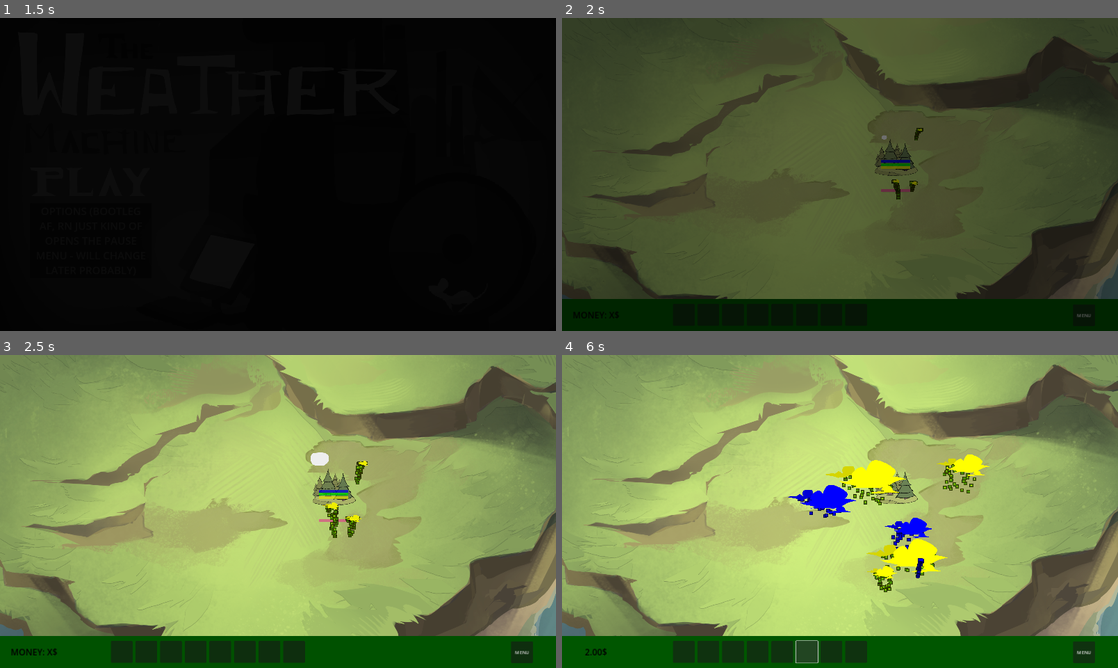
Above: before the commit, frames 1-4 (two rows, left to right).
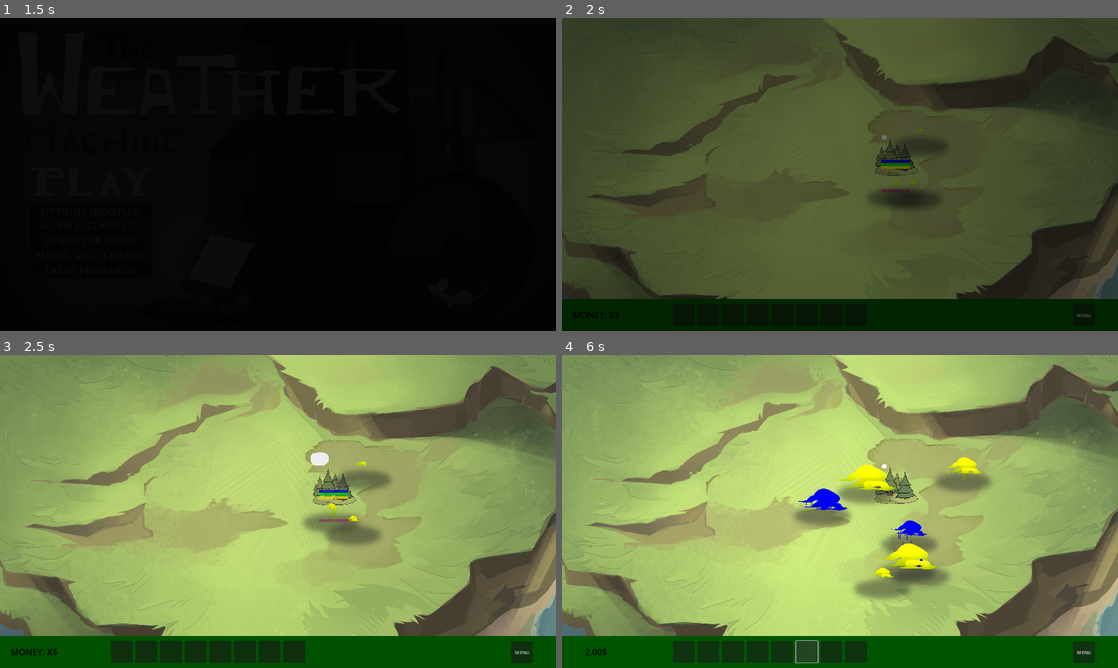
Above: after the commit, the same moments.

Repository: DawidKrolikiewicz/The-Weather-Machine_PirateGameJam16
Game: Godot game, scene res://Scenes/MainMenu/main_menu.tscn
Same seed, same stepped clock (60 frames per second), same inputs: the game is played once before the commit and once after it. The engine's default icon, where the game draws it, is replaced by a stand-in: a white triangle on a blue panel in a dark square.
Inputs (mouse positions are in pixels of both pictures, inside the frame that each line leads up to):
- Up to frame 1 (1.5 s): click (88, 180) at 0.5 s; click (88, 180) at 1.25 s
- Up to frame 2 (2 s): no input
- Up to frame 3 (2.5 s): click (122, 652) at 2 s
- Up to frame 4 (6 s): click (706, 652) at 2.75 s; click (734, 652) at 3.5 s; click (756, 652) at 4.25 s; click (784, 652) at 5 s; click (806, 652) at 5.75 s

Frame 1 is identical in both runs. In frame 2, 1.0% of the frame differs, in the area x 55-69%, y 35-61%; in frame 3, 1.6%; in frame 4, 4.7%, in the area x 40-78%, y 31-79%.

Commit message:
Rain Shadow Legends
+added rain texture, switch to gpu particles
+added shadow texture
+changed cloud to atlas texture with more clouds -> needs some randomizing

Diff:
--- /dev/null
+++ b/Assets/rain.svg
@@ -0,0 +1,7 @@
+<?xml version="1.0" encoding="UTF-8" standalone="no"?>
+<!DOCTYPE svg PUBLIC "-//W3C//DTD SVG 1.1//EN" "http://www.w3.org/Graphics/SVG/1.1/DTD/svg11.dtd">
+<svg width="100%" height="100%" viewBox="0 0 20 160" version="1.1" xmlns="http://www.w3.org/2000/svg" xmlns:xlink="http://www.w3.org/1999/xlink" xml:space="preserve" xmlns:serif="http://www.serif.com/" style="fill-rule:evenodd;clip-rule:evenodd;stroke-linejoin:round;stroke-miterlimit:2;">
+    <g transform="matrix(1,0,0,1,-860,-220)">
+        <path d="M880,230L880,370C880,375.519 875.519,380 870,380C864.481,380 860,375.519 860,370L860,230C860,224.481 864.481,220 870,220C875.519,220 880,224.481 880,230Z" style="fill:rgb(189,233,235);"/>
+    </g>
+</svg>
--- a/Scenes/WeatherZone/weather_zone.tscn
+++ b/Scenes/WeatherZone/weather_zone.tscn
@@ -1,9 +1,11 @@
-[gd_scene load_steps=7 format=3 uid="uid://kxe1njtsgrqi"]
+[gd_scene load_steps=12 format=3 uid="uid://kxe1njtsgrqi"]
 
 [ext_resource type="Script" path="res://Scenes/WeatherZone/weather_zone.gd" id="1_kd8wb"]
 [ext_resource type="Resource" uid="uid://04ubxxg63r5x" path="res://Resources/Rain.tres" id="2_oyg8u"]
-[ext_resource type="Texture2D" uid="uid://gqgbf58dt2ss" path="res://Assets/cloud.png" id="3_1fstp"]
 [ext_resource type="Texture2D" uid="uid://boifsnk1pq061" path="res://Assets/icon.svg" id="3_koxby"]
+[ext_resource type="Texture2D" uid="uid://c6gjo34kypplo" path="res://Assets/Cloud_spread.png" id="4_xfon5"]
+[ext_resource type="Texture2D" uid="uid://cjbu4y6efofaw" path="res://Assets/rain.svg" id="5_gvwfw"]
+[ext_resource type="Texture2D" uid="uid://cffsnan30urk6" path="res://Assets/cloud_shadow.png" id="5_tj7wh"]
 
 [sub_resource type="CapsuleShape2D" id="CapsuleShape2D_1m234"]
 radius = 40.0
@@ -12,6 +14,23 @@
 [sub_resource type="CapsuleShape2D" id="CapsuleShape2D_ihd2s"]
 radius = 40.0
 height = 200.0
+
+[sub_resource type="Curve" id="Curve_b6mnh"]
+_data = [Vector2(0, 1), 0.0, 0.0, 0, 0, Vector2(1, 0), -3.64372, 0.0, 0, 0]
+point_count = 2
+
+[sub_resource type="CurveTexture" id="CurveTexture_xqxwu"]
+curve = SubResource("Curve_b6mnh")
+
+[sub_resource type="ParticleProcessMaterial" id="ParticleProcessMaterial_j3p1v"]
+particle_flag_disable_z = true
+emission_shape_scale = Vector3(262.605, 43.36, 1)
+emission_shape = 3
+emission_box_extents = Vector3(1, 1, 1)
+gravity = Vector3(0, 98, 0)
+scale_min = 0.09
+scale_max = 0.09
+alpha_curve = SubResource("CurveTexture_xqxwu")
 
 [node name="WeatherZone" type="Node2D"]
 y_sort_enabled = true
@@ -48,6 +67,7 @@
 scale = Vector2(0.25, 0.25)
 
 [node name="CPUParticles2D" type="CPUParticles2D" parent="Visual"]
+visible = false
 amount = 40
 lifetime = 0.65
 texture = ExtResource("3_koxby")
@@ -58,12 +78,28 @@
 scale_amount_max = 0.1
 
 [node name="WeatherSprite" type="Sprite2D" parent="Visual"]
+z_index = 1
 y_sort_enabled = true
-texture = ExtResource("3_1fstp")
+scale = Vector2(1.65, 1.65)
+texture = ExtResource("4_xfon5")
+hframes = 5
+vframes = 3
+region_rect = Rect2(0, 0, 512, 512)
+
+[node name="GPUParticles2D" type="GPUParticles2D" parent="Visual"]
+position = Vector2(0, 88)
+amount = 19
+process_material = SubResource("ParticleProcessMaterial_j3p1v")
+texture = ExtResource("5_gvwfw")
 
 [node name="LifetimeTimer" type="Timer" parent="."]
 one_shot = true
 
+[node name="Sprite2D" type="Sprite2D" parent="."]
+position = Vector2(0, 57)
+scale = Vector2(0.245, 0.245)
+texture = ExtResource("5_tj7wh")
+
 [connection signal="mouse_entered" from="DragArea2D" to="." method="_on_area_2d_mouse_entered"]
 [connection signal="mouse_exited" from="DragArea2D" to="." method="_on_area_2d_mouse_exited"]
 [connection signal="timeout" from="LifetimeTimer" to="." method="_on_lifetime_timer_timeout"]
Binary file added: Assets/Cloud_spread.png
Not shown, added: Assets/Cloud_spread.png.import
Binary file added: Assets/cloud_shadow.png
Not shown, added: Assets/cloud_shadow.png.import
Not shown, added: Assets/rain.svg.import
Binary file added: Scenes/WeatherZone/cloud_shadow.png
Not shown, added: Scenes/WeatherZone/cloud_shadow.png.import
